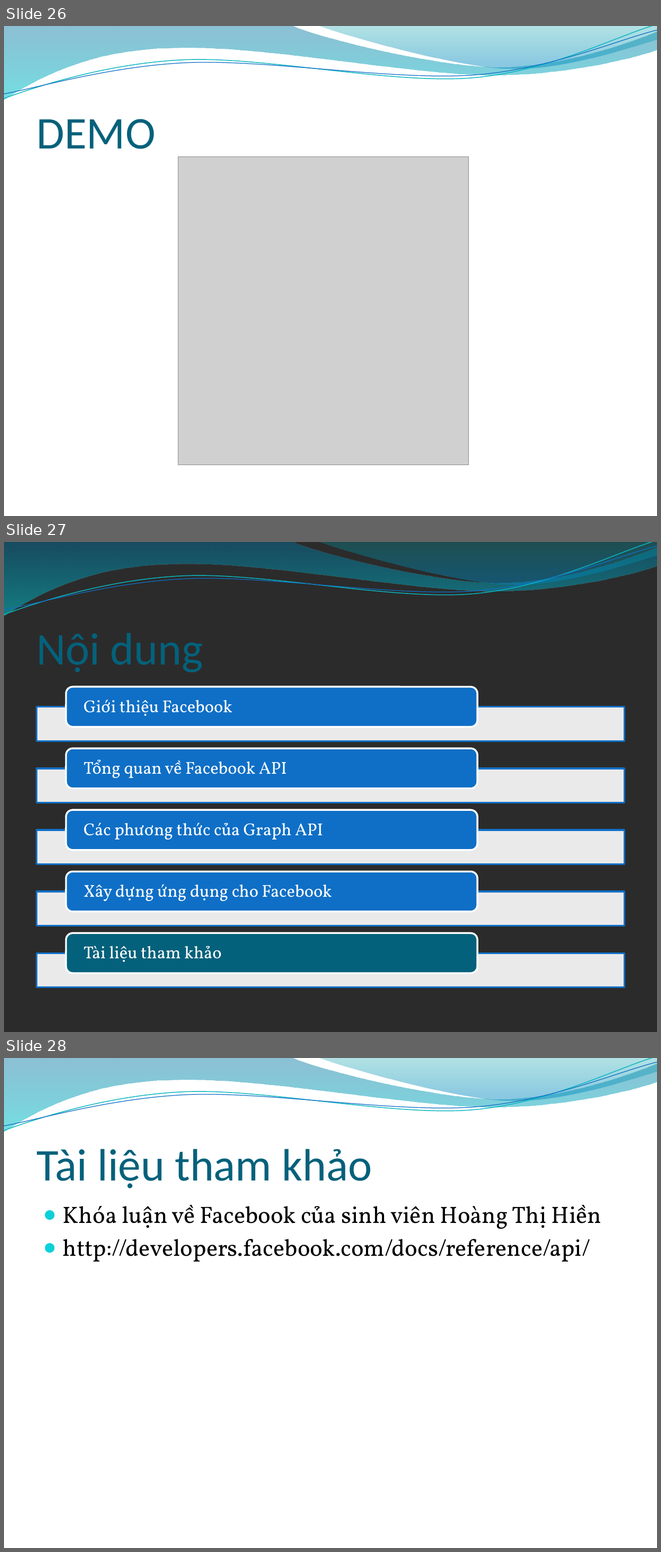
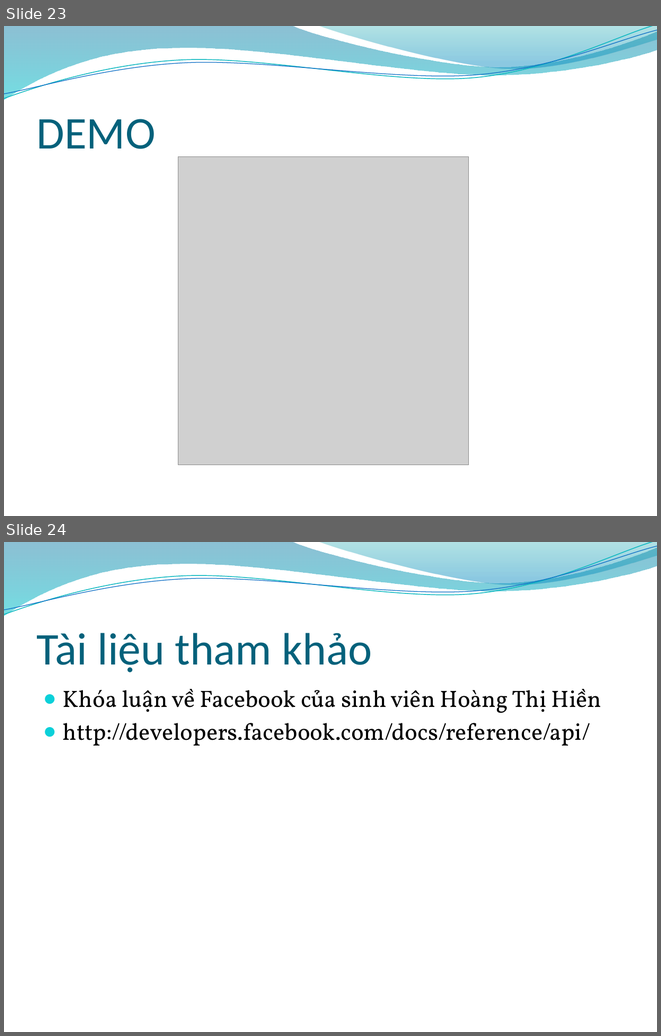
Before and after one commit to tuankit/web-api-project, a slide deck: 0912397_0912403_0912409_FacebookAPI_10/Slide/Facebook API.pptx. Shown one above the other, each under a label of ours: slides 26, 27 and 28 before the commit, slides 23 and 24 after it. The pictures are 661x1552 and 661x1036 pixels, drawn with LibreOffice and Linux fonts; fonts in the diff are those of the drawing; grey boxes stand for pictures; background and template pictures are left out; a plain dark background stands for a picture behind light text. Boxes give left, top, right and bottom in pixels: in the first picture for what was removed or moved away, otherwise in the second. Text is boxed around its words. In the diff, an @@ line names an element or a change of style, - is before the commit and + after.

```diff
--- a/0912397_0912403_0912409_FacebookAPI_10/Slide/Facebook API.pptx
+++ b/0912397_0912403_0912409_FacebookAPI_10/Slide/Facebook API.pptx
@@ slide 27 removed at (4, 542, 657, 1032), background picture (left out); not listed: 4 template elements that a slide beside it also shows @@
@@ title removed at (37, 592, 624, 674) @@
-Nội dung
@@ group removed at (37, 687, 624, 987): 5 rectangles, 5 rounded rectangles, 5 texts @@
-Giới thiệu Facebook
-Tổng quan về Facebook API
-Các phương thức của Graph API
-Xây dựng ứng dụng cho Facebook
-Tài liệu tham khảo
@@ what was slide 26 is now slide 23 @@
@@ what was slide 28 is now slide 24 @@
```
Also in this commit, not shown: 6 slides changed, 2 slides added, 5 other slides removed.
